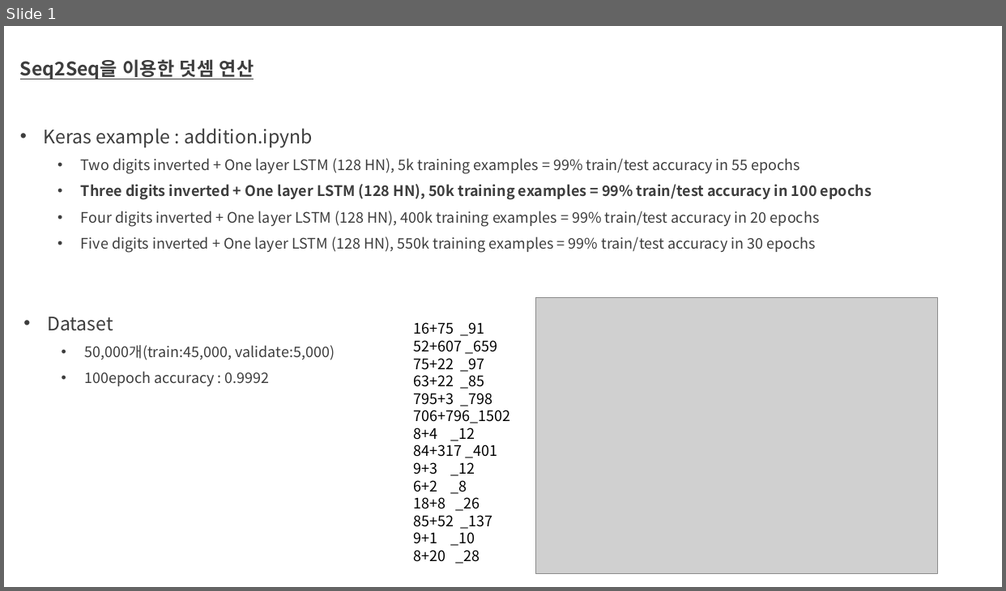
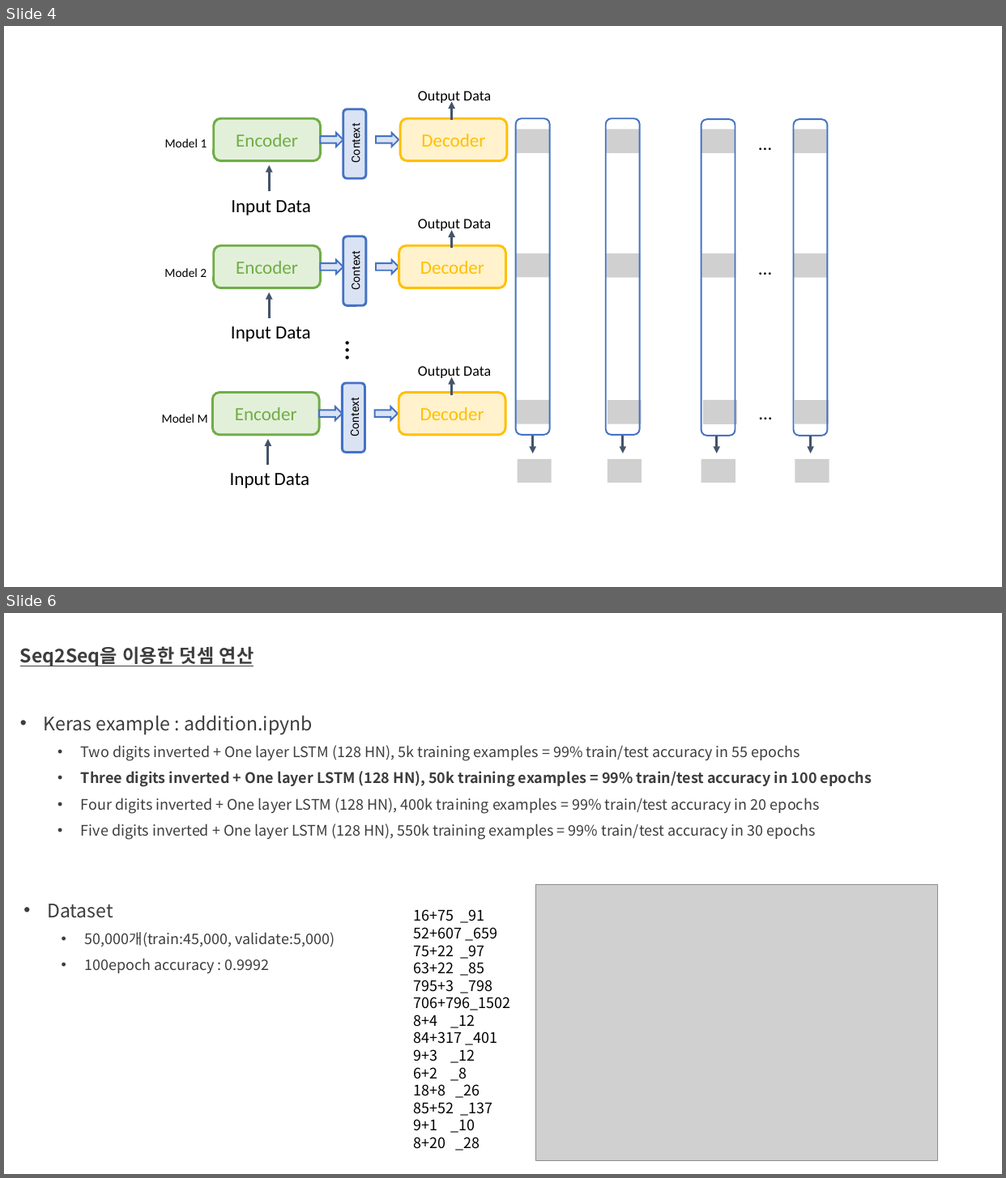
Before and after one commit to aaajeong/Time-Step-Ensemble-in-Arithmetic, a slide deck: 개인미팅준비.pptx. Shown one above the other, each under a label of ours: slide 1 before the commit, slides 4 and 6 after it; the slides between them are not shown. The pictures are 1006x591 and 1006x1178 pixels, drawn with LibreOffice and Linux fonts; fonts in the diff are those of the drawing; grey boxes stand for pictures. Boxes give left, top, right and bottom in pixels: in the first picture for what was removed or moved away, otherwise in the second. Text is boxed around its words. In the diff, an @@ line names an element or a change of style, - is before the commit and + after.

```diff
--- a/개인미팅준비.pptx
+++ b/개인미팅준비.pptx
@@ slide 4 added at (4,26,1002,587), background #FFFFFF @@
@@ group added at (162,91,829,489): 16 texts, 16 pictures, 13 rounded rectangles, 10 arrows, 6 right arrows @@
+…
+Encoder
+Context
+Input Data
+Encoder
+Context
+Input Data
+Encoder
+Context
+Input Data
+Model 1
+Model 2
+Model M
+Decoder
+Decoder
+Decoder
+Output Data
+Output Data
+Output Data
+…
+…
+…
@@ what was slide 1 is now slide 6 @@
```
Also in this commit, not shown: 4 other slides added.
